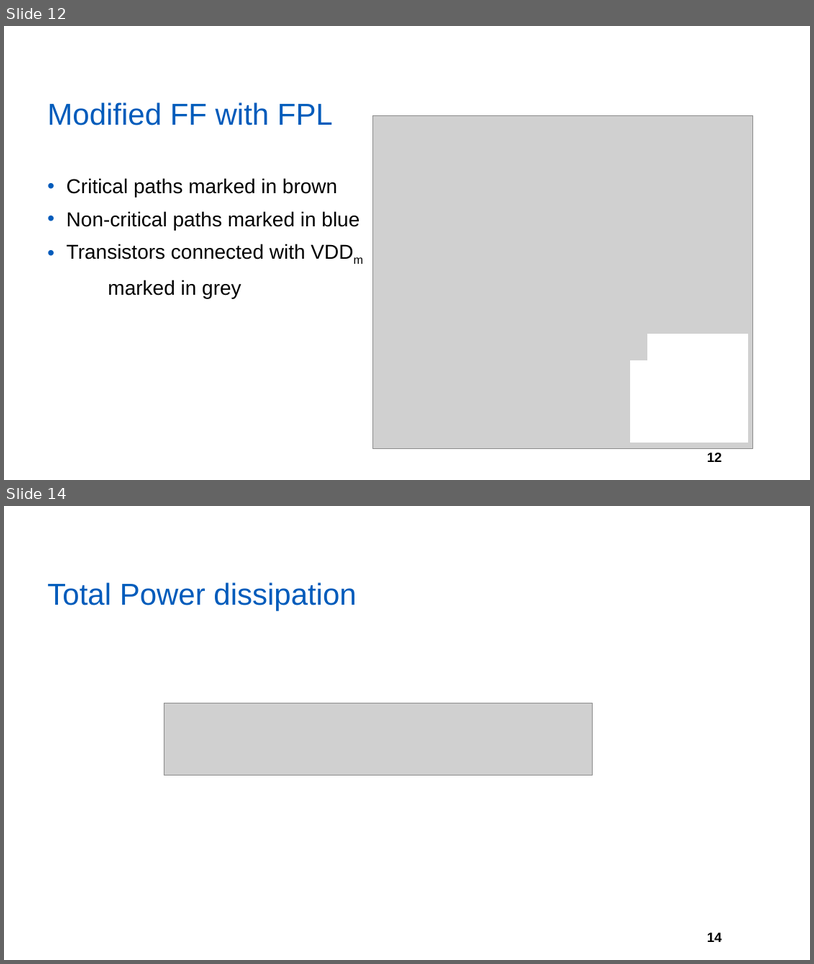
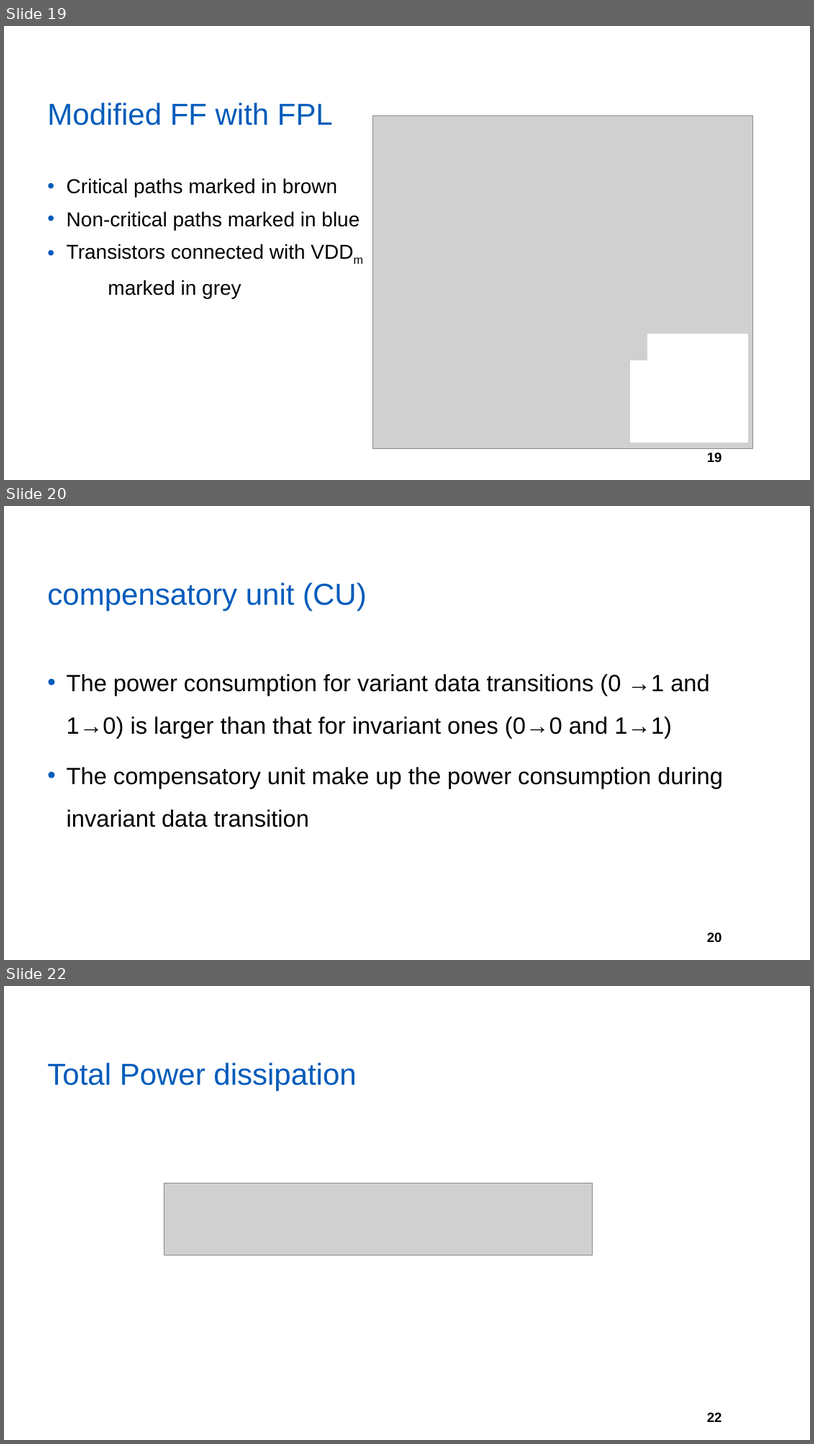
Before and after one commit to yberlin/hello-world, a slide deck: asianhost pre/FPL.pptx. Shown one above the other, each under a label of ours: slides 12 and 14 before the commit, slides 19, 20 and 22 after it; the slides between them are not shown. The pictures are 814x964 and 814x1444 pixels, drawn with LibreOffice and Linux fonts; fonts in the diff are those of the drawing; grey boxes stand for pictures; background and template pictures are left out. Boxes give left, top, right and bottom in pixels: in the first picture for what was removed or moved away, otherwise in the second. Text is boxed around its words. In the diff, an @@ line names an element or a change of style, - is before the commit and + after.

```diff
--- a/asianhost pre/FPL.pptx
+++ b/asianhost pre/FPL.pptx
@@ slide 20 added at (4, 506, 810, 960), background #FFFFFF; not listed: 1 template element that a slide beside it also shows @@
@@ title added at (47, 582, 367, 611), 36 pt, text #005BBB @@
+compensatory unit (CU)
@@ text added at (67, 674, 723, 827), 28 pt, text #000000 @@
+• The power consumption for variant data transitions (0 →1 and 1→0) is larger than that for invariant ones (0→0 and 1→1)
+• The compensatory unit make up the power consumption during invariant data transition
@@ what was slide 12 is now slide 19 @@
@@ page number at (707, 452, 723, 462): text changed @@
-12
+19
@@ what was slide 14 is now slide 22 @@
@@ page number at (707, 1412, 723, 1422): text changed @@
-14
+22
```
Also in this commit, not shown: 5 slides changed, 7 other slides added.
